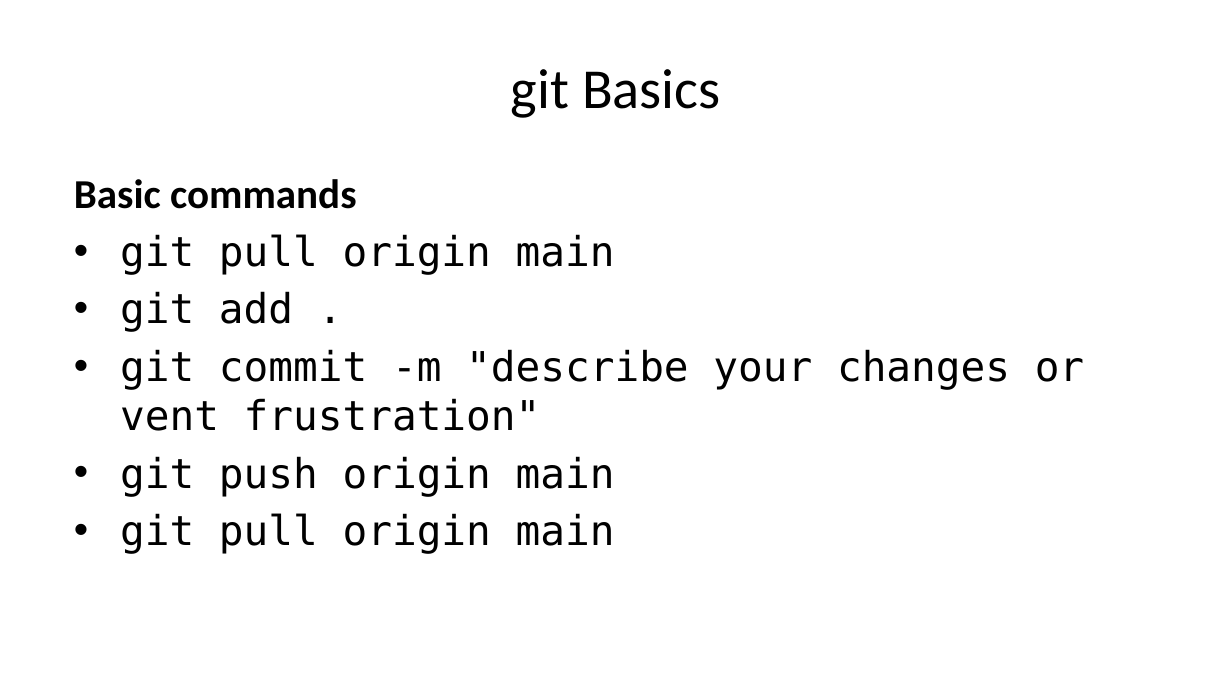
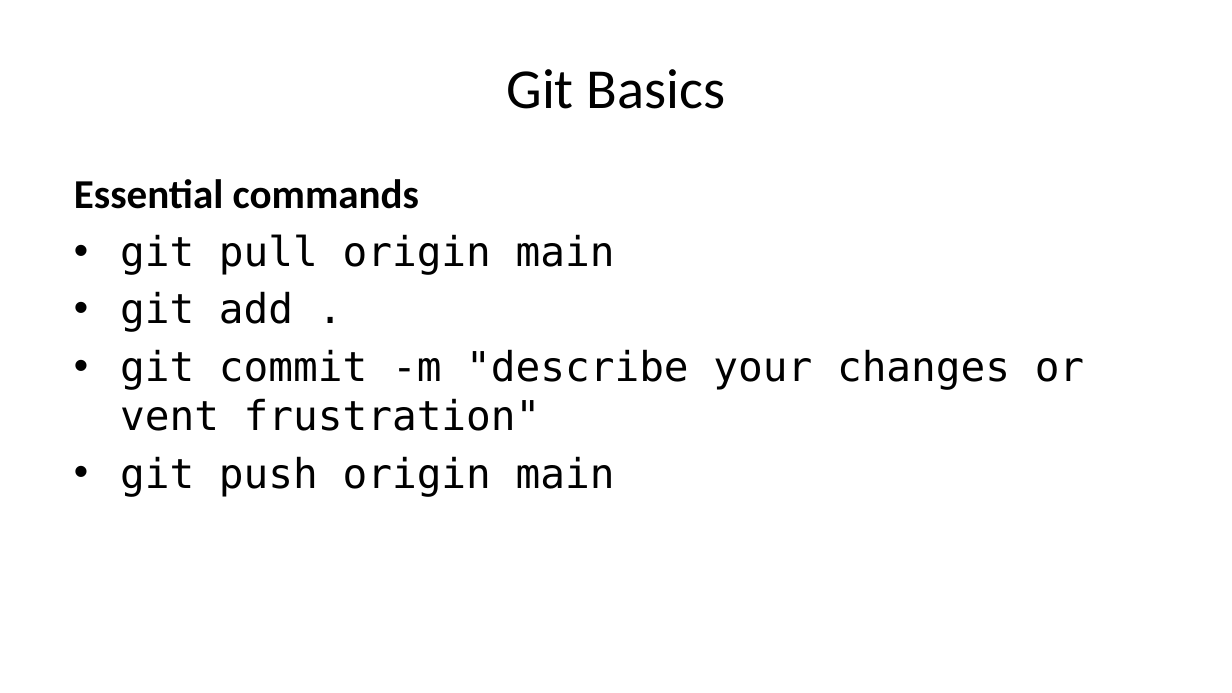
Before and after one commit to jrspringman/psci3200-globaldev, a slide deck: slide 6 of docs/slides/lees-git.pptx (slide 13 before the commit). Drawn at 1232x693 pixels with LibreOffice and Linux fonts; fonts in the diff are those of the drawing. Boxes give left, top, right and bottom in pixels: in the first picture for what was removed or moved away, otherwise in the second. Text is boxed around its words. In the diff, an @@ line names an element or a change of style, - is before the commit and + after.

```diff
--- a/docs/slides/lees-git.pptx
+++ b/docs/slides/lees-git.pptx
@@ title at [506,69,726,109]: text changed @@
-git Basics
+Git Basics
@@ text at [74,179,419,209]: text changed @@
-Basic commands
+Essential commands
@@ text at [120,513,615,554]: paragraph removed @@
-• git pull origin main
```
Also in this commit, not shown: 7 other slides changed, 11 slides added, 21 slides removed, 16 other files.
